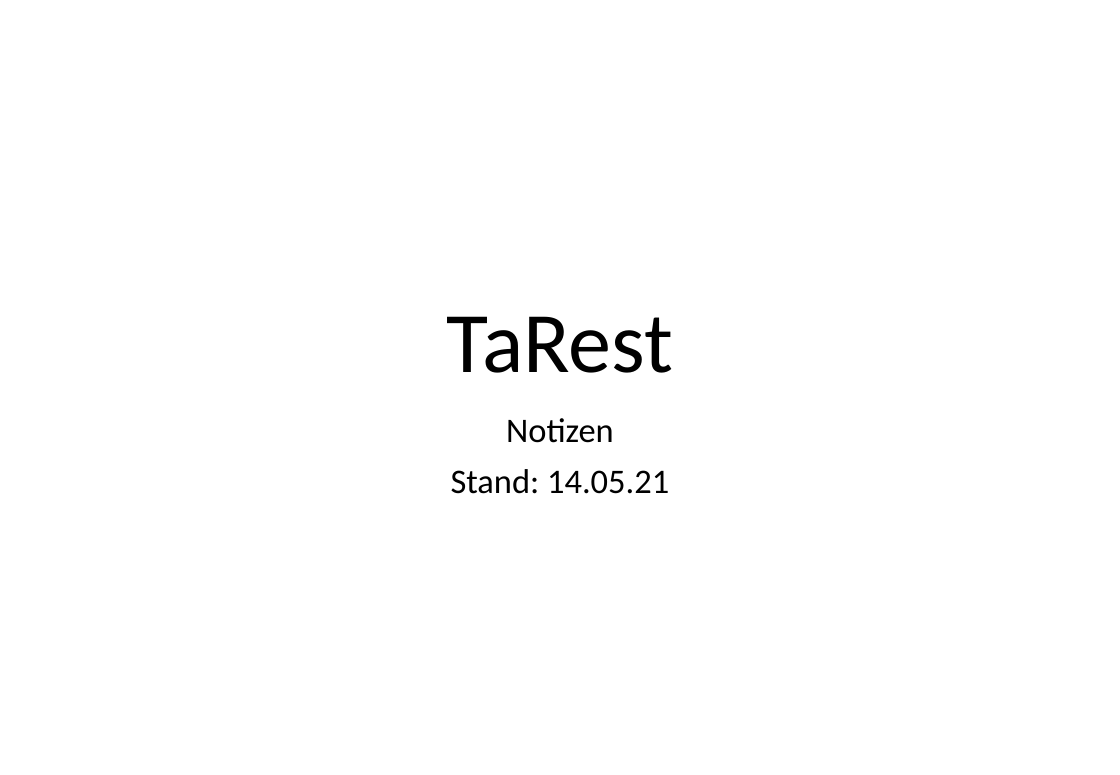
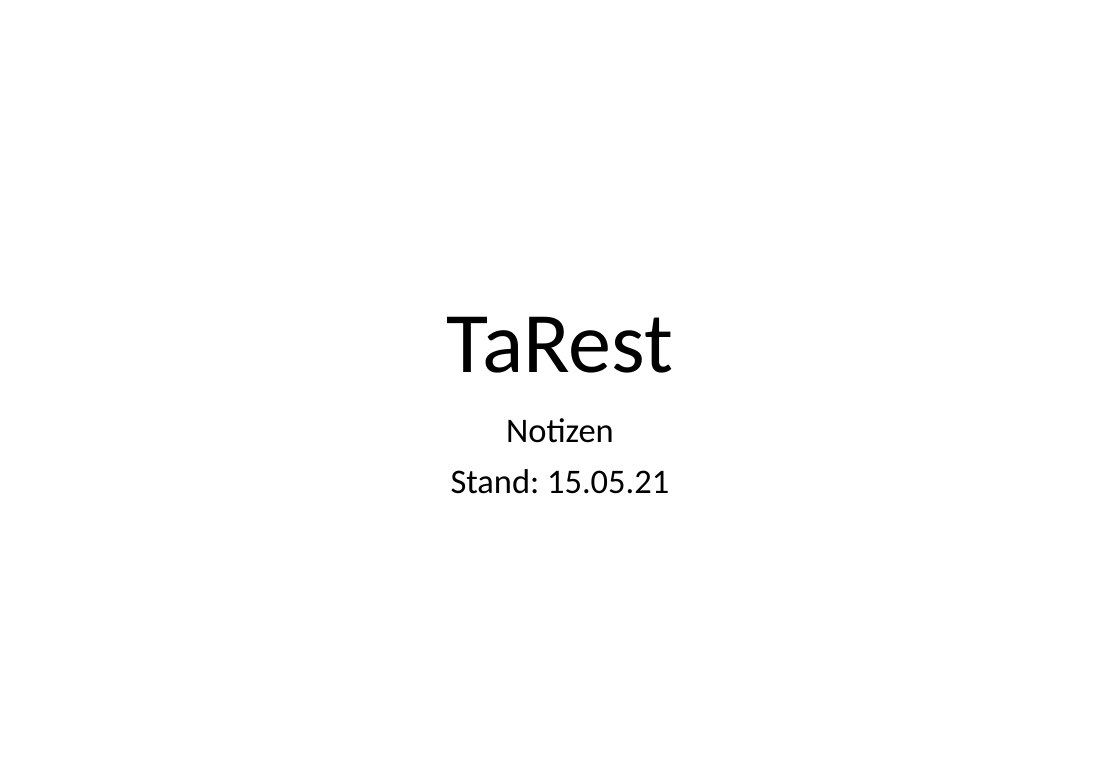
Before and after one commit to hobrink1/TaRest, a slide deck: slide 1 of PowerPoints/TaRest Notizen.pptx. Drawn at 1120x775 pixels with LibreOffice and Linux fonts; fonts in the diff are those of the drawing; background and template pictures are left out. Boxes give left, top, right and bottom in pixels: in the first picture for what was removed or moved away, otherwise in the second. Text is boxed around its words. In the diff, an @@ line names an element or a change of style, - is before the commit and + after.

```diff
--- a/PowerPoints/TaRest Notizen.pptx
+++ b/PowerPoints/TaRest Notizen.pptx
@@ subtitle at box(451, 469, 669, 494): text changed @@
-Stand: 14.05.21
+Stand: 15.05.21
```
Also in this commit, not shown: 1 other slide changed, 30 other files.
